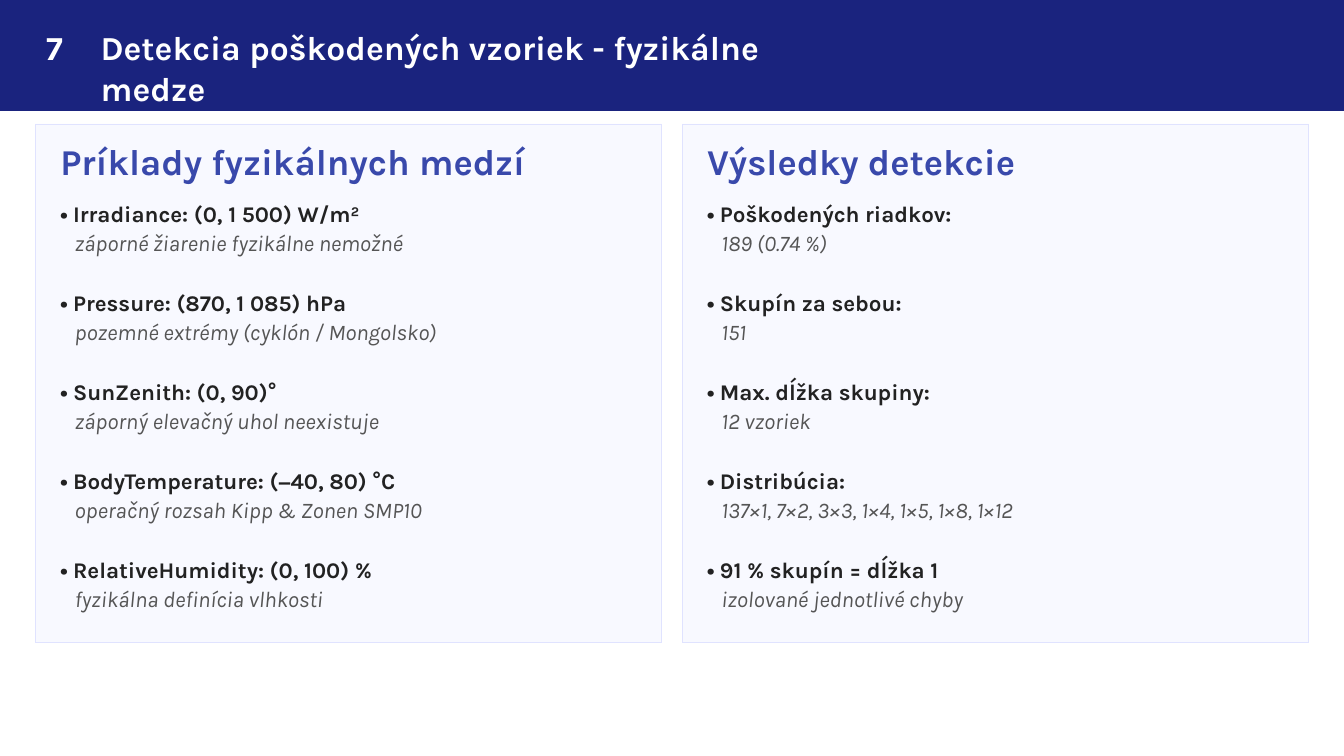
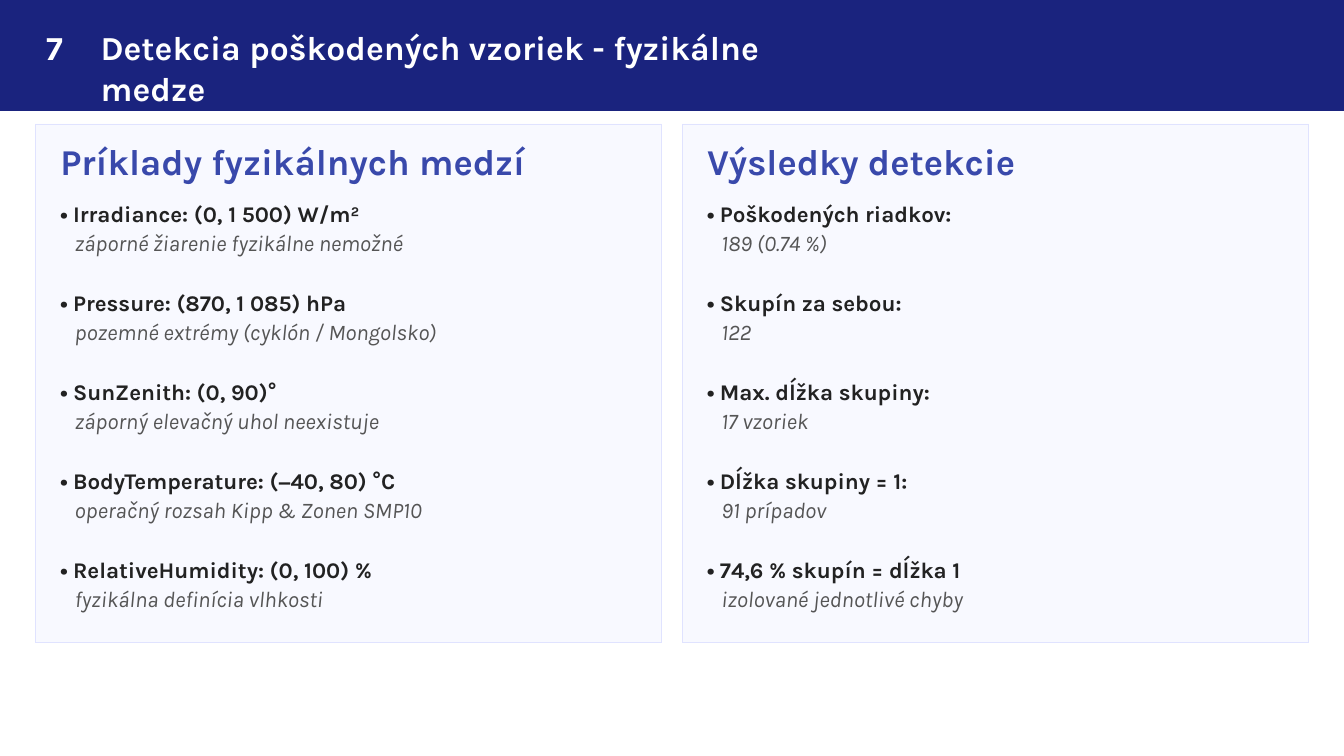
Before and after one commit to xvarmuza/MKR-meteorologicke_data, a slide deck: slide 7 of neposielat!/MKR_meteo_prezentacia.pptx. Drawn at 1344x756 pixels with LibreOffice and Linux fonts; fonts in the diff are those of the drawing. Boxes give left, top, right and bottom in pixels: in the first picture for what was removed or moved away, otherwise in the second. Text is boxed around its words. In the diff, an @@ line names an element or a change of style, - is before the commit and + after.

```diff
--- a/neposielat!/MKR_meteo_prezentacia.pptx
+++ b/neposielat!/MKR_meteo_prezentacia.pptx
@@ text at (721, 325, 751, 340): text changed @@
-151
+122
@@ text at (720, 413, 960, 584): text changed; text colour #555555 to #222222; bold on; italic off @@
-12 vzoriek
-• Distribúcia:
-137×1, 7×2, 3×3, 1×4, 1×5, 1×8, 1×12
-• 91 % skupín = dĺžka 1
+17 vzoriek
+• Dĺžka skupiny = 1:
+91 prípadov
+• 74,6 % skupín = dĺžka 1
```
Also in this commit, not shown: 4 other slides changed.
